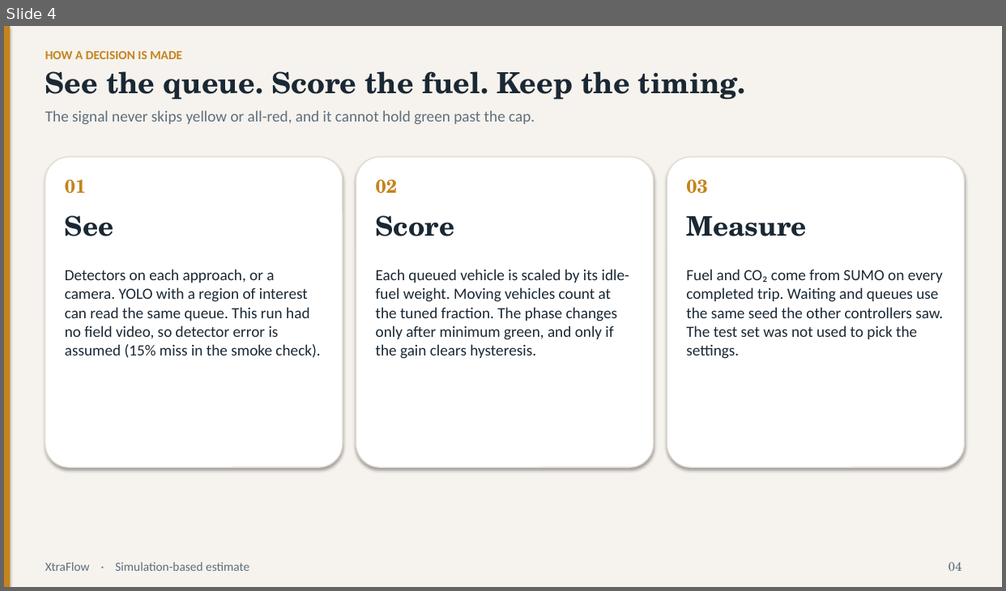
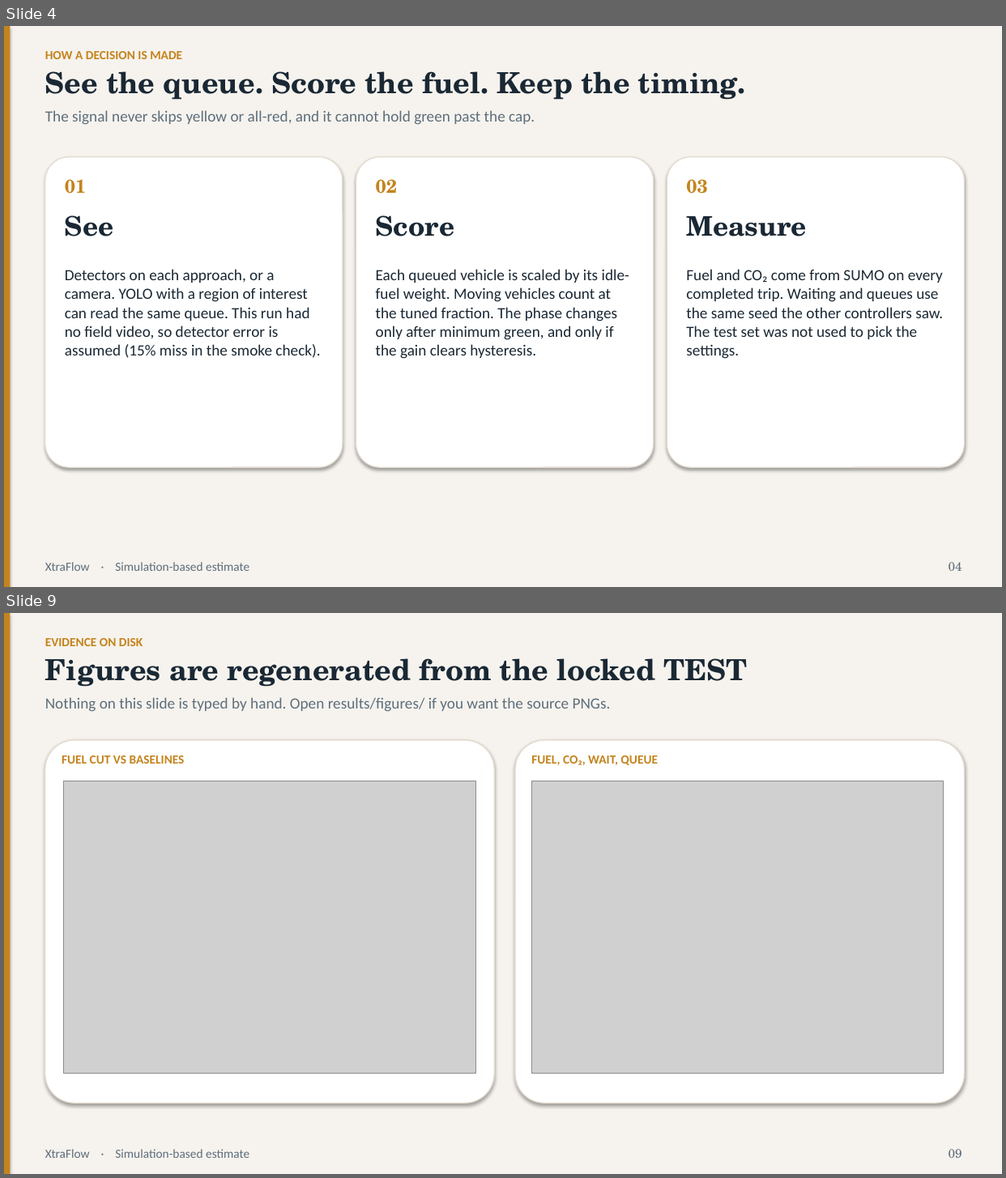
Before and after one commit to couder-04/XtraFlow, a slide deck: results/deck.pptx. Shown one above the other, each under a label of ours: slide 4 before the commit, slides 4 and 9 after it; the slides between them are not shown. The pictures are 1006x591 and 1006x1178 pixels, drawn with LibreOffice and Linux fonts; fonts in the diff are those of the drawing; grey boxes stand for pictures. Boxes give left, top, right and bottom in pixels: in the first picture for what was removed or moved away, otherwise in the second. Text is boxed around its words. In the diff, an @@ line names an element or a change of style, - is before the commit and + after.

Commit message:
Fix deck claims and regenerate the presentation from locked results.
Lead with vs-best-baseline headlines, report the published 5-seed TEST scope, and drop empty grid numbers.

```diff
--- a/results/deck.pptx
+++ b/results/deck.pptx
@@ slide 9 added at <box>4,613,1002,1174</box>, background #F6F3EE @@
@@ rectangle added at <box>4,613,10,1174</box>, fill #C4841D @@
@@ text added at <box>45,638,143,646</box>, 12 pt, text #C4841D, bold @@
+EVIDENCE ON DISK
@@ text added at <box>45,658,747,687</box>, 28 pt, text #1A2834, bold @@
+Figures are regenerated from the locked TEST
@@ text added at <box>45,697,611,712</box>, 15 pt, text #5E6E7C @@
+Nothing on this slide is typed by hand. Open results/figures/ if you want the source PNGs.
@@ rounded rectangle added at <box>45,740,494,1103</box>, fill #FFFFFF, outline #E3DBD0 1 pt @@
@@ text added at <box>62,756,185,764</box>, 12 pt, text #C4841D, bold @@
+FUEL CUT VS BASELINES
@@ rounded rectangle added at <box>515,740,965,1103</box>, fill #FFFFFF, outline #E3DBD0 1 pt @@
@@ text added at <box>531,756,658,765</box>, 12 pt, text #C4841D, bold @@
+FUEL, CO₂, WAIT, QUEUE
@@ picture added at <box>64,781,475,1073</box> @@
@@ picture added at <box>532,781,944,1073</box> @@
@@ text added at <box>45,1149,249,1158</box>, 12 pt, text #5E6E7C @@
+XtraFlow · Simulation-based estimate
@@ text added at <box>948,1149,962,1158</box>, 12 pt, text #5E6E7C @@
+09
```
Also in this commit, not shown: 9 slides changed, 2 other slides added, 1 slide removed, 1 other file.
